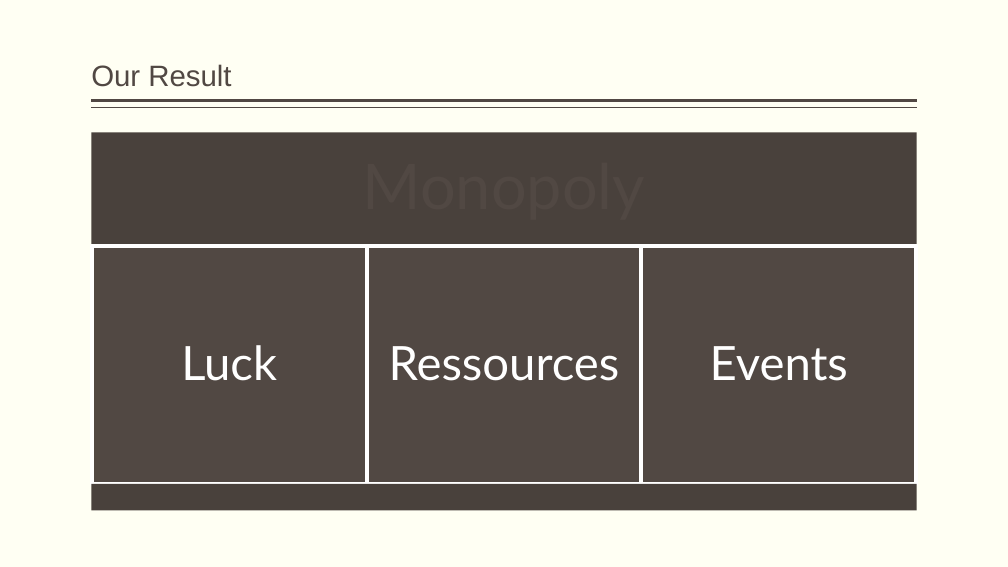
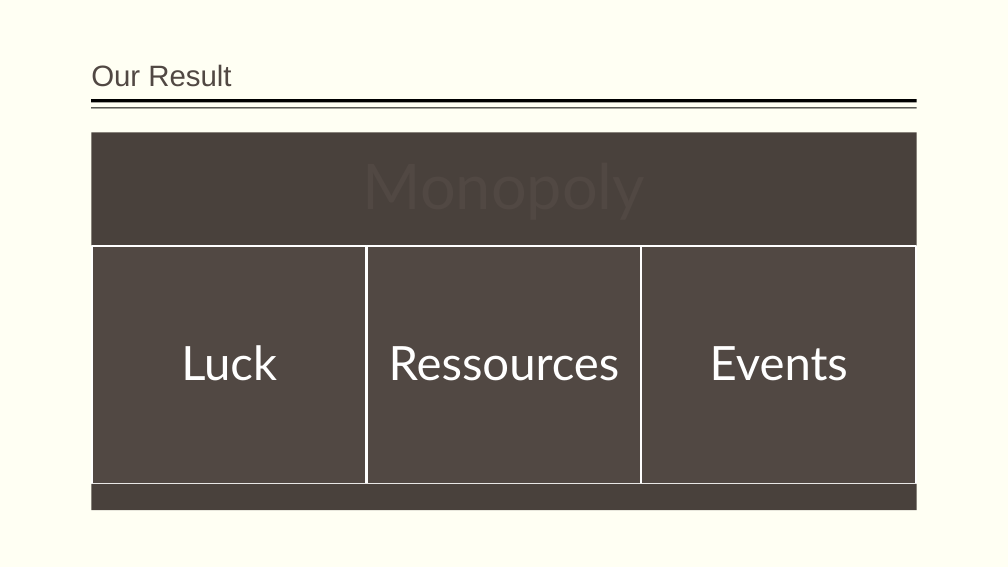
Before and after one commit to koehler1000/DHpoly, a slide deck: slide 6 of DHPOLYENDE.pptx. Drawn at 1008x567 pixels with LibreOffice and Linux fonts; fonts in the diff are those of the drawing. Boxes give left, top, right and bottom in pixels: in the first picture for what was removed or moved away, otherwise in the second. Text is boxed around its words. In the diff, an @@ line names an element or a change of style, - is before the commit and + after.

```diff
--- a/DHPOLYENDE.pptx
+++ b/DHPOLYENDE.pptx
@@ line (917, 101) - (91, 101): stroke #514843 3 pt to #000000 3 pt @@
@@ line (917, 108) - (91, 108): stroke #514843 1 pt to #000000 0.99 pt @@
@@ rectangle removed at (x1=91, y1=246, x2=367, y2=484) @@
@@ rectangle removed at (x1=367, y1=246, x2=642, y2=484) @@
@@ 3 rectangles moved together from (x1=181, y1=345, x2=848, y2=381) to (x1=91, y1=246, x2=917, y2=484) @@
@@ fill none to #514843; outline none to #FFFFFF 2 pt in 3 elements at (x1=91, y1=246, x2=367, y2=484), (x1=367, y1=246, x2=642, y2=484), (x1=641, y1=246, x2=917, y2=484) @@
@@ rectangle removed at (x1=641, y1=246, x2=917, y2=484) @@
```
Also in this commit, not shown: 24 other slides changed, 2 slides added, 1 slide removed.
